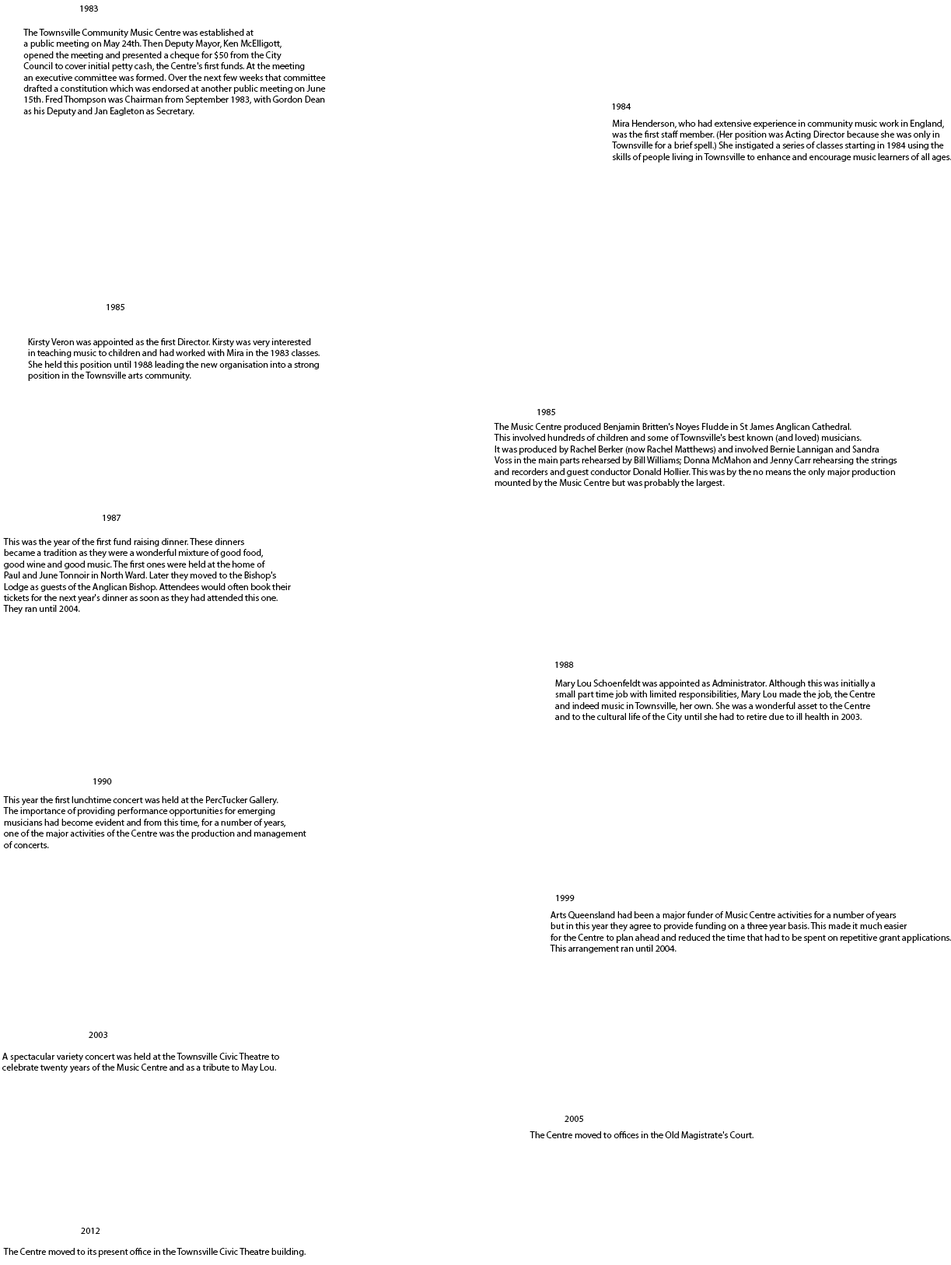
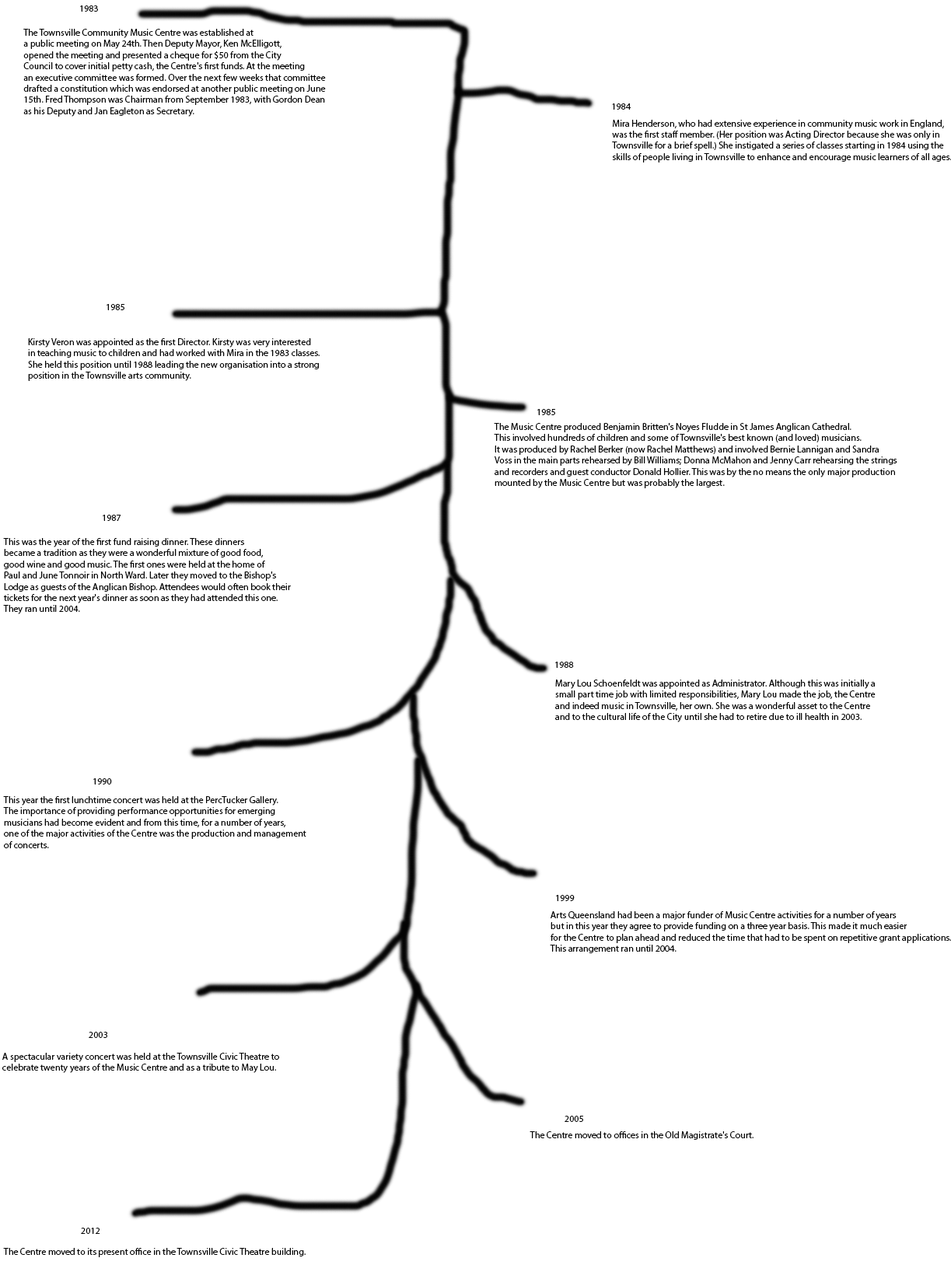
Revision of a layered w=951, h=1265 image; what changed, layer by layer:
painted on "Background" over (x1=127, y1=3, x2=596, y2=1221)
